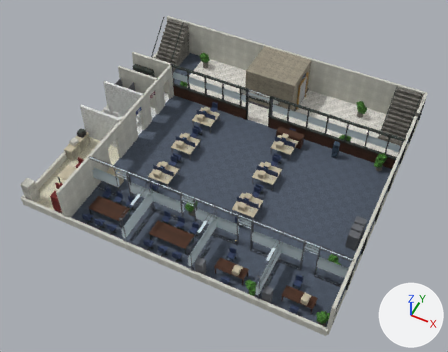
One commit to the Blender file ArtSource/SchruteFloor5.blend: the scene before it, then after it.
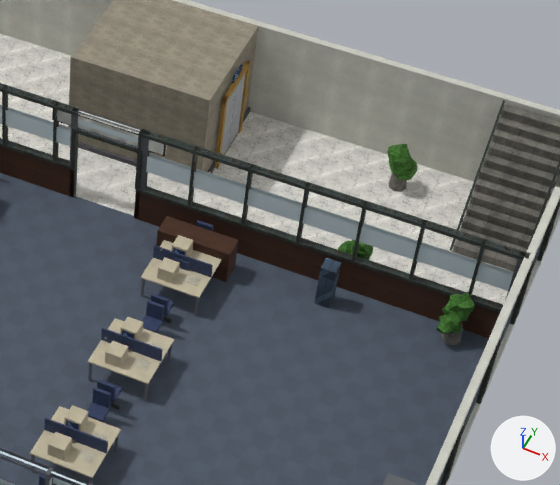
The first picture shows the older version from a camera (50 mm lens) standing at (13.4, -27.1, 33.1) and looking at (0.2, -0.8, 0.2). The close-ups show the older and then the newer version on the part from 49% to 93% of the width and 14% to 63% of the height of that picture. Only the edits that show in the close-ups are written down. Lighting does not change. The marker at lower right points along +X, +Y and +Z.

Names of what the first close-up shows: 'Elev_DoorE', 'Off_Desk3', 'Off_Desk4', 'Off_Desk5', 'Off_ElevatorShaft', 'Off_Entrance', 'Off_Floor', 'Off_FloorLift', 'Off_Plant105', 'Off_Plant710', 'Off_ReceptionChair', 'Off_ReceptionDesk', 'Off_StairsE', 'Off_WallE', 'Off_WallN' and 26 more.
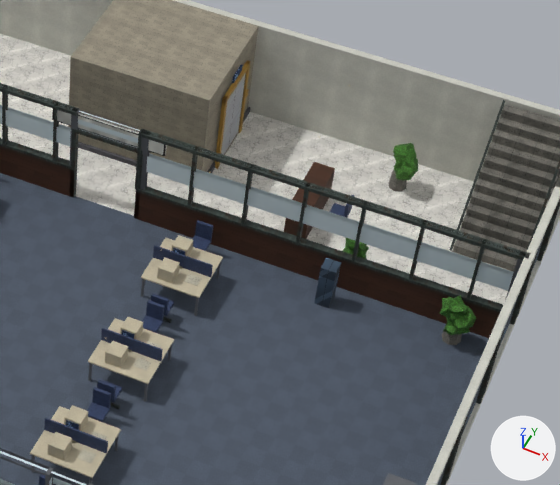
Patch to the scene script:
```diff
--- a/ArtSource/SchruteFloor5.blend.py
+++ b/ArtSource/SchruteFloor5.blend.py
@@ me_off_receptiondesk @@
 # used by ob_off_receptiondesk; location = (3.0, 4.6, 0.0)
-me_off_receptiondesk.from_pydata(...)  # 8 vertices, 6 faces; spans x -1.0..1.0, y -0.3..0.3, z 0.0..1.0
+me_off_receptiondesk.from_pydata(...)  # 8 vertices, 6 faces; spans x -0.3..0.3, y -1.0..1.0, z 0.0..1.0
+# me_off_receptiondesk part 1: the whole mesh is scaled about its middle by (0.3, 3.33, 1)
 me_off_receptiondesk.materials.append(mat_m_shk_wooddarkpolish)
@@ me_off_plant710 @@
 # used by ob_off_plant710; location = (6.8, 9.8, 0.0)
-me_off_plant710.from_pydata(...)  # 142 vertices, 250 faces; spans x -0.434..0.423, y -0.401..0.407, z 0.0..1.464
+me_off_plant710.from_pydata(...)  # 142 vertices, 250 faces; spans x -0.294..0.488, y -0.411..0.396, z 0.0..1.464
+# me_off_plant710 part 2: the loose piece of 42 vertices spanning x -0.35..0.286, y -0.378..0.253, z 0.665..1.223 is moved by (0.202, -0.034, 0.0)
+# me_off_plant710 part 3: the loose piece of 42 vertices spanning x -0.434..0.202, y -0.401..0.228, z 0.927..1.464 is moved by (0.139, 0.093, 0.0)
+# other edits to the shape of me_off_plant710 do not show in these pictures
 me_off_plant710.materials.append(mat_m_shk_concrete)
@@ me_off_plant105 @@
 # used by ob_off_plant105; location = (9.8, 5.0, 0.0)
-me_off_plant105.from_pydata(...)  # 142 vertices, 250 faces; spans x -0.423..0.33, y -0.521..0.416, z 0.0..1.459
+me_off_plant105.from_pydata(...)  # 142 vertices, 250 faces; spans x -0.459..0.463, y -0.465..0.25, z 0.0..1.459
+# me_off_plant105 part 4: the loose piece of 42 vertices spanning x -0.423..0.24, y -0.521..0.147, z 0.393..0.946 is moved by (0.174, 0.055, 0.0)
+# me_off_plant105 part 5: the loose piece of 42 vertices spanning x -0.407..0.28, y -0.306..0.39, z 0.67..1.176 is moved by (0.183, -0.153, 0.0)
+# me_off_plant105 part 6: the loose piece of 42 vertices spanning x -0.321..0.33, y -0.173..0.416, z 0.908..1.459 is moved by (-0.138, -0.196, 0.0)
 me_off_plant105.materials.append(mat_m_shk_concrete)
@@ ob_off_receptiondesk @@
 ob_off_receptiondesk = bpy.data.objects.new('Off_ReceptionDesk', me_off_receptiondesk)
-ob_off_receptiondesk.location = (3.0, 4.6, 0.0)
+ob_off_receptiondesk.location = (5.0, 7.6, 0.0)
@@ ob_off_receptionchair @@
 ob_off_receptionchair = bpy.data.objects.new('Off_ReceptionChair', me_off_receptionchair)
-ob_off_receptionchair.location = (3.0, 3.8, 0.0)
+ob_off_receptionchair.location = (5.85, 7.6, 0.0)
```

Location of each change, (x1, y1, x2, y2) in pixels of the close-ups (560 x 485 px; the box of a moved part takes in the faces that stretch with it):
'Off_ReceptionDesk', moved, rescaled (37% narrower, 16% taller): before (156, 216, 238, 282); after (284, 162, 335, 239)
'Off_Plant105', reshaped (7% narrower): before (436, 292, 475, 345); after (440, 295, 476, 345)
'Off_Plant710', reshaped (6% narrower): before (387, 144, 418, 192); after (389, 143, 418, 192)
'Off_ReceptionChair', moved: before (174, 258, 190, 271); after (330, 195, 354, 218)
part 2 of me_off_plant710, moved or reshaped: before (389, 157, 411, 174); after (395, 159, 418, 178)
part 3 of me_off_plant710, moved or reshaped: before (387, 144, 411, 165); after (393, 143, 417, 164)
part 4 of me_off_plant105, moved or reshaped: before (436, 315, 462, 334); after (444, 317, 470, 335)
part 5 of me_off_plant105, moved or reshaped: before (442, 300, 470, 323); after (448, 306, 476, 330)
part 6 of me_off_plant105, moved or reshaped: before (449, 292, 475, 317); after (440, 295, 467, 320)
